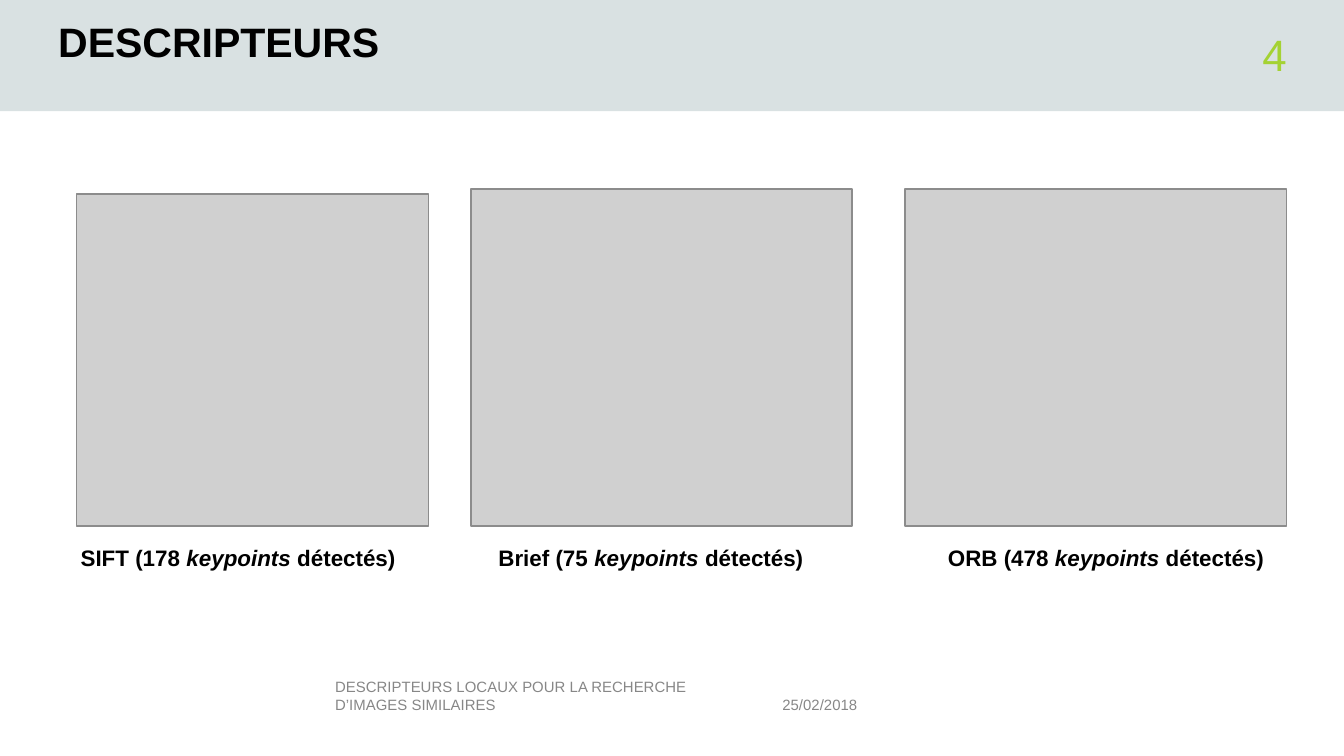
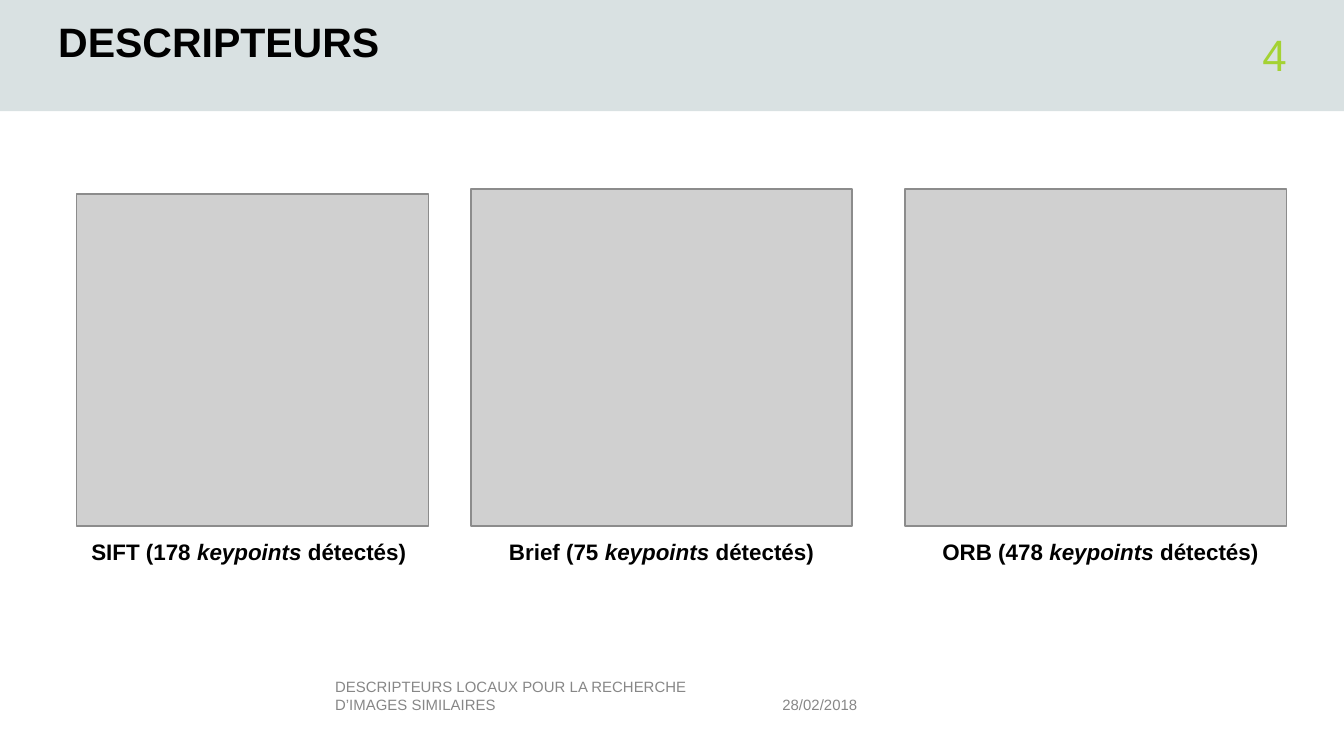
Before and after one commit to tbjszhu/516_lot1, a slide deck: slide 4 of rapport/lot1_presentation.pptx. Drawn at 1344x756 pixels with LibreOffice and Linux fonts; fonts in the diff are those of the drawing; grey boxes stand for pictures; background and template pictures are left out. Boxes give left, top, right and bottom in pixels: in the first picture for what was removed or moved away, otherwise in the second. Text is boxed around its words. In the diff, an @@ line names an element or a change of style, - is before the commit and + after.

```diff
--- a/rapport/lot1_presentation.pptx
+++ b/rapport/lot1_presentation.pptx
@@ text "SIFT (178 keypoints détectés)": place and size @@
-text "SIFT (178 keypoints détectés)" at <box>81,549,395,571</box>
+text "SIFT (178 keypoints détectés)" at <box>91,543,406,565</box>
@@ text "Brief (75 keypoints détectés)": place and size @@
-text "Brief (75 keypoints détectés)" at <box>498,549,803,571</box>
+text "Brief (75 keypoints détectés)" at <box>509,543,814,565</box>
@@ text "ORB (478 keypoints détectés)": place and size @@
-text "ORB (478 keypoints détectés)" at <box>948,549,1264,571</box>
+text "ORB (478 keypoints détectés)" at <box>942,543,1258,565</box>
@@ text at <box>782,699,857,710</box>: text changed @@
-25/02/2018
+28/02/2018
```
Also in this commit, not shown: 11 other slides changed, 3 other files.
